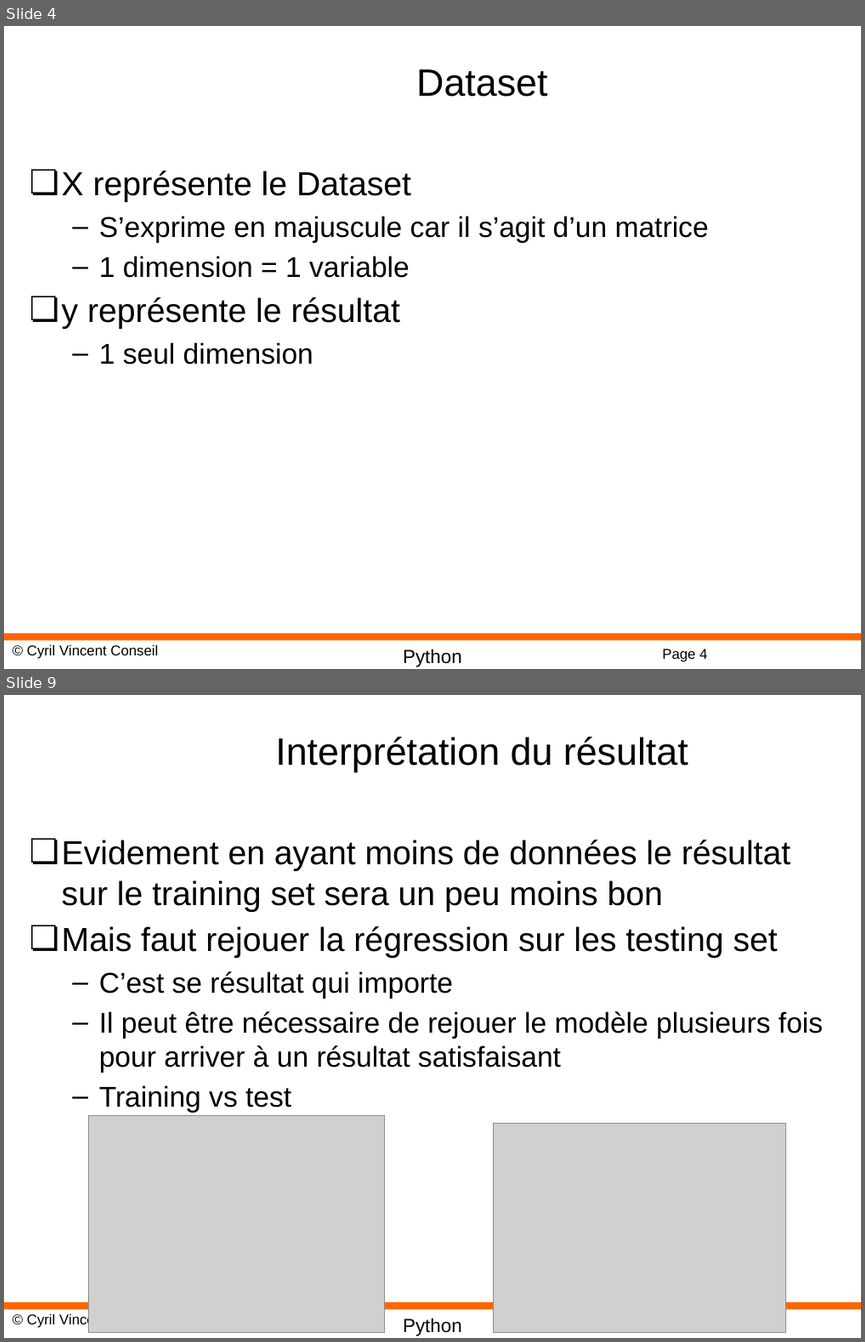
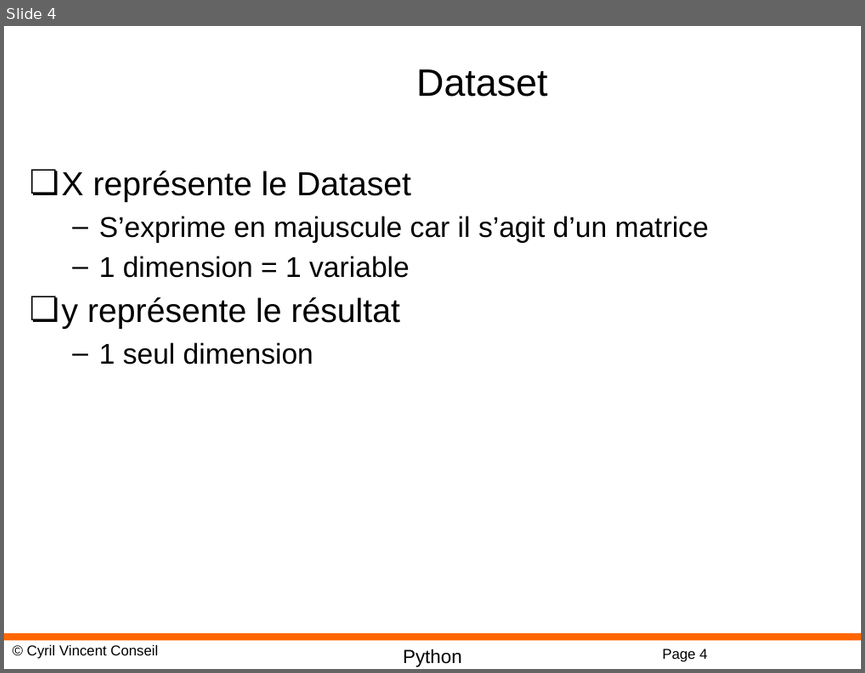
Before and after one commit to cyrilvincent/python-advanced, a slide deck: PPT/DataScience13-ScikitLearn.pptx. Shown one above the other, each under a label of ours: slides 4 and 9 before the commit, slide 4 after it; the slides between them are not shown. The pictures are 865x1342 and 865x673 pixels, drawn with LibreOffice and Linux fonts; fonts in the diff are those of the drawing; grey boxes stand for pictures; background and template pictures are left out. Boxes give left, top, right and bottom in pixels: in the first picture for what was removed or moved away, otherwise in the second. Text is boxed around its words. In the diff, an @@ line names an element or a change of style, - is before the commit and + after.

```diff
--- a/PPT/DataScience13-ScikitLearn.pptx
+++ b/PPT/DataScience13-ScikitLearn.pptx
@@ slide 9 removed at bbox=[4, 695, 861, 1338], background #FFFFFF; not listed: 4 template elements that a slide beside it also shows @@
@@ title removed at bbox=[275, 737, 688, 772] @@
-Interprétation du résultat
@@ text removed at bbox=[62, 839, 823, 1112] @@
-❏ Evidement en ayant moins de données le résultat sur le training set sera un peu moins bon
-❏ Mais faut rejouer la régression sur les testing set
-  – C’est se résultat qui importe
-  – Il peut être nécessaire de rejouer le modèle plusieurs fois pour arriver à un résultat satisfaisant
-  – Training vs test
@@ picture removed at bbox=[88, 1115, 384, 1332] @@
@@ picture removed at bbox=[494, 1123, 785, 1332] @@
```
Also in this commit, not shown: 10 other slides removed, 4 other files.
